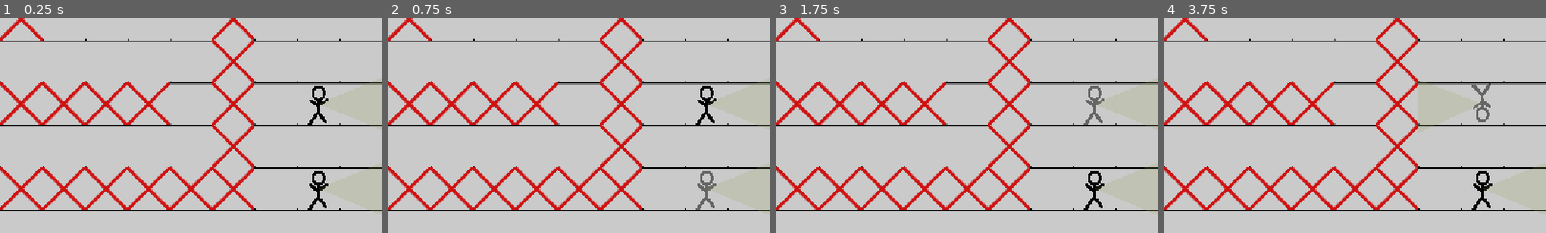
Above: before the commit, frames 1-4 (left to right).
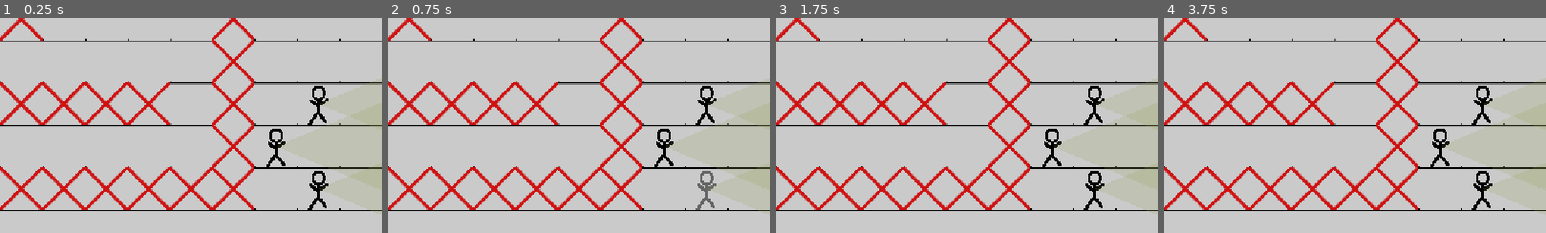
Above: after the commit, the same moments.

Repository: NevenIlincic/Tactical_Move
Game: Godot game, scene res://Scenes/Test_Scene.tscn
Same seed, same stepped clock (60 frames per second), same inputs: the game is played once before the commit and once after it.
Inputs (mouse positions are % of the whole screen's width and height, from its top left):
- Up to frame 1 (0.25 s): no input
- Up to frame 2 (0.75 s): tap Enter at 0.5 s; move the mouse to (92, 84) at 0.52 s; tap Space (move_confirm) at 0.6 s; click (92, 84) at 0.67 s
- Up to frame 3 (1.75 s): tap Q (reset_path) at 1.25 s; move the mouse to (92, 64) at 1.27 s; click (92, 64) at 1.35 s; tap Space (move_confirm) at 1.55 s
- Up to frame 4 (3.75 s): tap Space (move_confirm) at 2, 2.1, 3.05, 3.5 s; move the mouse to (60, 28) at 2.02 s; click (60, 28) at 2.17 s; tap Q (reset_path) at 2.75 s; move the mouse to (45, 70) at 2.77 s; tap Z (move_state) at 2.85 s; click (45, 70) at 2.92 s; move the mouse to (80, 65) at 3.52 s; hold Right mouse button (rotate_player) from 3.53 s (still down); click (80, 65) at 3.67 s
The pictures show only the part of the screen within x 50-100%, y 44-94%; the shares and areas given below are measured in that part.

The runs differ from the first frame. In frame 1, 0.5% of the frame differs, in the area x 69-97%, y 49-71%; in frame 2, 0.5%; in frame 3, 0.8%; in frame 4, 1.6%, in the area x 66-100%, y 29-71%.

Commit message:
[ADD] Player movement and collision check

Diff:
--- a/cards-and-moves/Scenes/Test_Scene.tscn
+++ b/cards-and-moves/Scenes/Test_Scene.tscn
@@ -69,3 +69,6 @@
 
 [node name="CollisionShape2D" type="CollisionShape2D" parent="StaticBody2D3" unique_id=357753609]
 shape = SubResource("RectangleShape2D_fhwqp")
+
+[node name="Player3" parent="." unique_id=1999289494 instance=ExtResource("4_10mtb")]
+position = Vector2(992, 480)
--- a/cards-and-moves/Scenes/test_scene.gd
+++ b/cards-and-moves/Scenes/test_scene.gd
@@ -9,24 +9,26 @@
 
 var list_occupied_tiles: Array[Vector2i]
 
-var players: Array[Node]
+var players: Array[Player]
 var num_finished_player_turns: int = 0
 
 var current_state: State
 
 func _ready() -> void:
-	players = get_tree().get_nodes_in_group("Player")
-	for player in players:
-		var starting_tile: Vector2i = tile_map.local_to_map(tile_map.to_local(player.global_position))
-		player.starting_tile = starting_tile
-		player.player_path.append(starting_tile)
-		list_occupied_tiles.append(starting_tile)
+	for player in get_tree().get_nodes_in_group("Player"):
+		if player is Player:
+			var starting_tile: Vector2i = tile_map.local_to_map(tile_map.to_local(player.global_position))
+			player.starting_tile = starting_tile
+			player.player_path.append(starting_tile)
+			list_occupied_tiles.append(starting_tile)
+			players.append(player)
 
 	setup_grid()
 	connect_to_signals()
-	current_state = PlayerSetMoveState.new([self])
+	current_state = PlayerSetMoveState.new([self, players])
 
-var current_mouse_tile_position: Vector2i
+func get_alive_players() -> Array[Player]:
+	return players
 
 func set_level_state(new_state: State):
 	if current_state:
@@ -98,6 +100,8 @@
 		path_line.points = points
 		if selected_player:
 			selected_player.num_steps_to_do = len(path_line.points) - 1
+	else:
+		path_line.points = []
 
 func free_tile(tile: Vector2i):
 	grid.set_point_solid(tile, false)
--- a/cards-and-moves/Scripts/State/player_move_set_state.gd
+++ b/cards-and-moves/Scripts/State/player_move_set_state.gd
@@ -2,22 +2,33 @@
 
 #Data variables
 var level: Level
+var alive_players: Array[Player]
 
 #Other variables
 var is_drawing: bool = false
 var player_selection_manager: PlayerSelectionManager
+var occupied_target_tiles: Dictionary = {} #{tile: {player_key: true } }
+var players_cause_collision: Dictionary = {}
+
 
 func _init(data: Array):
 	level = data[0]
+	alive_players = data[1]
 	player_selection_manager = PlayerSelectionManager.new()
 	connect_to_singals()
+	fill_occupied_target_tiles_dict()
 
 func _unhandled_input(event: InputEvent):
 	var selected_player = player_selection_manager.selected_player
 	if event is InputEventMouseMotion:
 		update_preview()
 	if Input.is_action_just_pressed("move_confirm"):
-		Signals.move_player.emit(level.tile_map)
+		if player_selection_manager.selected_player:
+			player_selection_manager.deselect_player()
+		if check_is_plauers_moving_possible():
+			Signals.move_player.emit(level.tile_map)
+		else:
+			print(occupied_target_tiles)
 
 	if Input.is_action_pressed("drawing"):
 		if selected_player:
@@ -30,10 +41,9 @@
 		selected_player.look_at(level.get_global_mouse_position())
 
 	if Input.is_action_just_pressed("reset_path") and selected_player:
-		level.occupy_tile(selected_player.starting_tile)
 		if len(selected_player.player_path) > 1:
-			print("OVDE")
 			level.free_tile(selected_player.player_path[-1])
+			_erase_from_occupated_tiles_dict(selected_player.player_path[-1], selected_player)
 			selected_player.player_path = selected_player.player_path.slice(0, 1)
 		level.draw_path()
 
@@ -41,11 +51,11 @@
 	player_selection_manager.player_selection_changed.connect(_on_player_selection_changed)
 	player_selection_manager.player_deselected.connect(_on_deselect_player)
 func _on_deselect_player(deselected_player: Player):
-	if len(deselected_player.player_path) > 1:
-		level.occupy_tile(deselected_player.player_path[-1])
-	else:
-		level.occupy_tile(deselected_player.starting_tile)
+	var target_tile = deselected_player.player_path[-1]
+	_add_to_occupated_tiles_dict(target_tile, deselected_player)
 	level.draw_path()
+
+
 
 func is_adjacent(a: Vector2i, b: Vector2i) -> bool:
 	var diff = (a - b).abs()
@@ -69,7 +79,41 @@
 
 func _on_player_selection_changed(previous_selected_player: Player, new_selected_player: Player):
 	level.free_tile(new_selected_player.starting_tile)
+	level.free_tile(new_selected_player.player_path[-1])
+	_erase_from_occupated_tiles_dict(new_selected_player.starting_tile, new_selected_player)
+	_erase_from_occupated_tiles_dict(new_selected_player.player_path[-1], new_selected_player)
+	#if not players_cause_collision.has(new_selected_player):
+		#occupied_target_tiles.erase(new_selected_player.player_path[-1])
 	#if previous_selected_player:
 		#if len(previous_selected_player.player_path) > 1:
 			#level.occupy_tile(previous_selected_player.player_path[-1])
 			#level.free_tile(previous_selected_player.starting_tile)
+
+func _add_to_occupated_tiles_dict(tile: Vector2i, player: Player):
+	if not occupied_target_tiles.has(tile):
+		var new_dict: Dictionary = {player: true}
+		occupied_target_tiles[tile] = new_dict
+	else:
+		var existing_tile_dict: Dictionary = occupied_target_tiles[tile]
+		existing_tile_dict[player] = true
+		occupied_target_tiles[tile] = existing_tile_dict
+
+func _erase_from_occupated_tiles_dict(tile: Vector2i, player: Player):
+	if not occupied_target_tiles.has(tile):
+		return
+	var tile_dict: Dictionary = occupied_target_tiles[tile]
+	tile_dict.erase(player)
+	if tile_dict.is_empty():
+		occupied_target_tiles.erase(tile)
+	else:
+		occupied_target_tiles[tile] = tile_dict
+
+func fill_occupied_target_tiles_dict():
+	for player in alive_players:
+		occupied_target_tiles[player.starting_tile] = {player: true}
+
+func check_is_plauers_moving_possible() -> bool:
+	for target_tile_dict: Dictionary in occupied_target_tiles.values():
+		if len(target_tile_dict) > 1:
+			return false
+	return true
